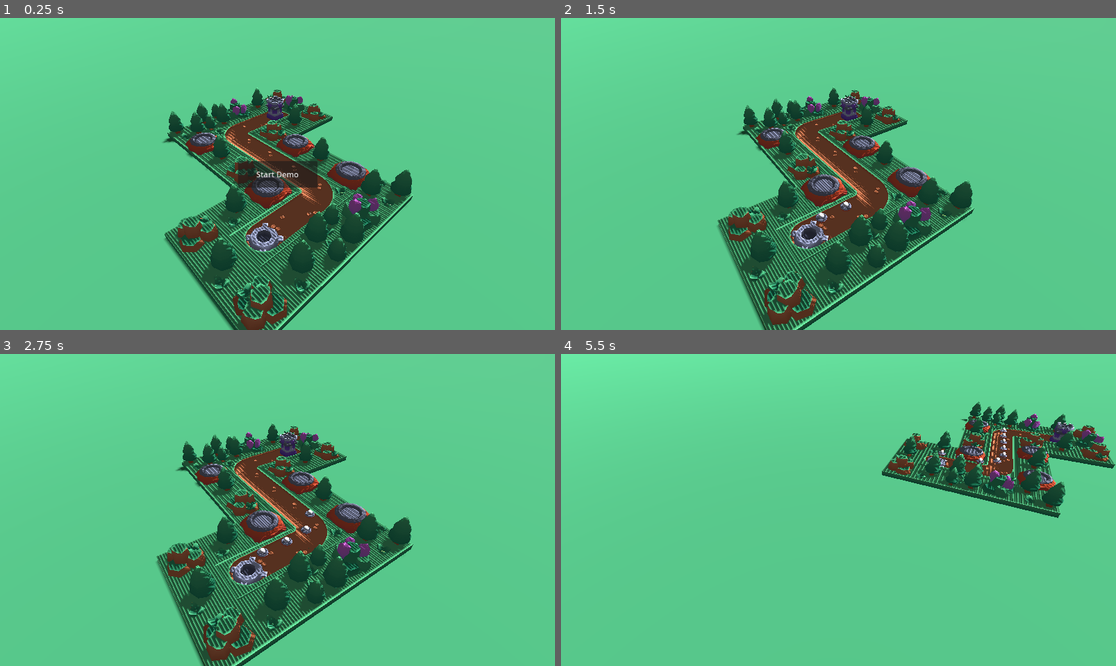
Above: before the commit, frames 1-4 (two rows, left to right).
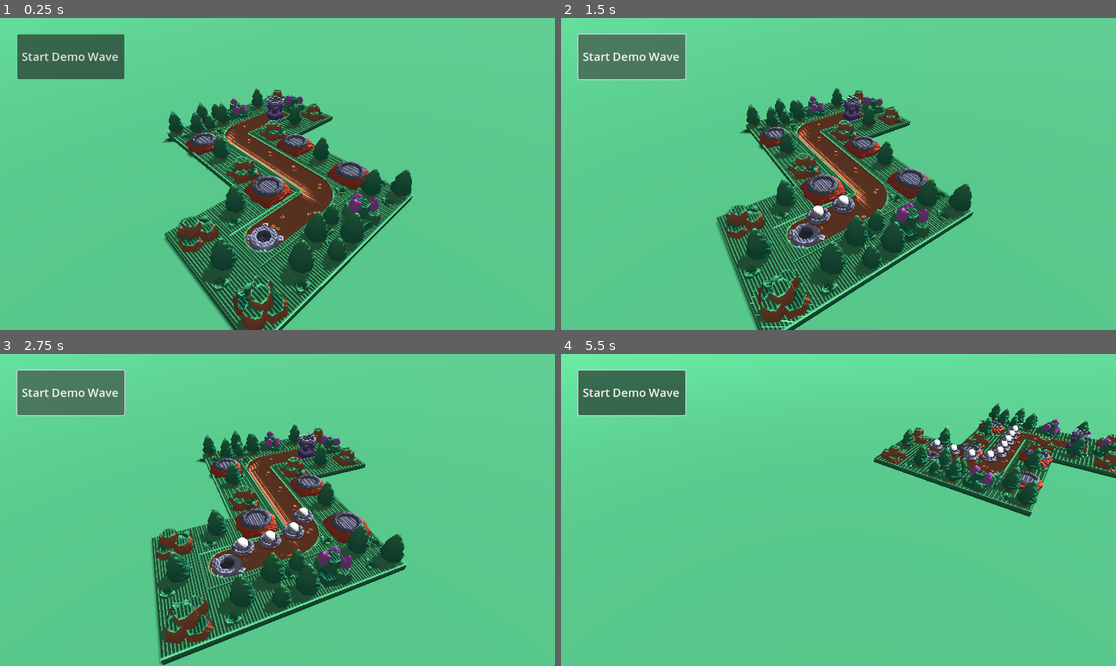
Above: after the commit, the same moments.

Repository: MarkStruik/Tiny-Stronghold
Game: Godot game, scene res://Level/Main.tscn
Two runs of this game, one before a commit and one after it. Both use one fixed random seed, a clock stepped at 60 frames per second and the inputs below.
Inputs (mouse positions are in pixels of both pictures, inside the frame that each line leads up to):
- Up to frame 1 (0.25 s): no input
- Up to frame 2 (1.5 s): click "Start Demo" (after the commit: "Start Demo Wave") at 0.5 s; click (633, 55) at 1.25 s, where only the run after the commit has a clickable "Start Demo Wave"
- Up to frame 3 (2.75 s): click (72, 391) at 2 s, where only the run after the commit has a clickable "Start Demo Wave"
- Up to frame 4 (5.5 s): move the mouse to (960, 494) at 2.77 s; hold S (cam_back) 2.78-3.5 s; click (960, 494) at 2.92 s; drag from (727, 525) to (810, 572) at 3.52 s; move the mouse to (894, 441) at 4.27 s; hold E (cam_cw) 4.28-5 s; click (894, 441) at 4.42 s; drag from (810, 572) to (672, 463) at 5.02 s

The runs differ from the first frame. In frame 1, 3.9% of the frame differs, in the area x 3-58%, y 5-55%; in frame 2, 13%; in frame 3, 19%, in the area x 2-75%, y 4-100%; in frame 4, 9.6%.

Commit message:
Einde dag 2

Diff:
--- a/Level/Main.tscn
+++ b/Level/Main.tscn
@@ -82,18 +82,19 @@
 [node name="CanvasLayer" type="CanvasLayer" parent="Level_1/Spawner"]
 
 [node name="Button" type="Button" parent="Level_1/Spawner/CanvasLayer"]
-anchors_preset = 8
+anchors_preset = -1
 anchor_left = 0.5
 anchor_top = 0.5
-anchor_right = 0.5
-anchor_bottom = 0.5
-offset_left = -82.5
-offset_top = -27.5
-offset_right = 82.5
-offset_bottom = 27.5
+anchor_right = 0.549479
+anchor_bottom = 0.558642
+offset_left = -540.0
+offset_top = -290.0
+offset_right = -375.0
+offset_bottom = -235.0
 grow_horizontal = 2
 grow_vertical = 2
-text = "Start Demo"
+theme_override_font_sizes/font_size = 24
+text = "Start Demo Wave"
 metadata/_edit_use_anchors_ = true
 
 [node name="Spawn" type="Marker3D" parent="Level_1"]
@@ -111,31 +112,35 @@
 [node name="BuildTiles" type="Node3D" parent="Level_1"]
 
 [node name="Area3D" type="Area3D" parent="Level_1/BuildTiles"]
-transform = Transform3D(1, 0, 0, 0, 1, 0, 0, 0, 1, 4, 1, 0)
+transform = Transform3D(1, 0, 0, 0, 1, 0, 0, 0, 1, 4.28646, 1, 0.143231)
 script = ExtResource("5_5j4ky")
 
 [node name="CollisionShape3D" type="CollisionShape3D" parent="Level_1/BuildTiles/Area3D"]
+transform = Transform3D(2.5, 0, 0, 0, 2.5, 0, 0, 0, 2.5, 0, 0, 0)
 shape = SubResource("BoxShape3D_v4ypu")
 
 [node name="Area3D2" type="Area3D" parent="Level_1/BuildTiles"]
-transform = Transform3D(1, 0, 0, 0, 1, 0, 0, 0, 1, 16, 1, 0)
+transform = Transform3D(1, 0, 0, 0, 1, 0, 0, 0, 1, 16.2579, 1, 0)
 script = ExtResource("7_318wc")
 
 [node name="CollisionShape3D" type="CollisionShape3D" parent="Level_1/BuildTiles/Area3D2"]
+transform = Transform3D(2.5, 0, 0, 0, 2.5, 0, 0, 0, 2.5, 0, 0, 0)
 shape = SubResource("BoxShape3D_v4ypu")
 
 [node name="Area3D3" type="Area3D" parent="Level_1/BuildTiles"]
-transform = Transform3D(1, 0, 0, 0, 1, 0, 0, 0, 1, 8, 1, 8)
+transform = Transform3D(1, 0, 0, 0, 1, 0, 0, 0, 1, 8.25794, 1, 8.07738)
 script = ExtResource("7_318wc")
 
 [node name="CollisionShape3D" type="CollisionShape3D" parent="Level_1/BuildTiles/Area3D3"]
+transform = Transform3D(2.5, 0, 0, 0, 2.5, 0, 0, 0, 2.5, 0, 0, 0)
 shape = SubResource("BoxShape3D_v4ypu")
 
 [node name="Area3D4" type="Area3D" parent="Level_1/BuildTiles"]
-transform = Transform3D(1, 0, 0, 0, 1, 0, 0, 0, 1, 0, 1, 8)
+transform = Transform3D(1, 0, 0, 0, 1, 0, 0, 0, 1, 0.257942, 1, 8.10318)
 script = ExtResource("7_318wc")
 
 [node name="CollisionShape3D" type="CollisionShape3D" parent="Level_1/BuildTiles/Area3D4"]
+transform = Transform3D(2.5, 0, 0, 0, 2.5, 0, 0, 0, 2.5, 0, 0, 0)
 shape = SubResource("BoxShape3D_v4ypu")
 
 [node name="CanvasLayer" type="CanvasLayer" parent="Level_1"]
@@ -146,6 +151,9 @@
 offset_bottom = 59.0
 script = ExtResource("6_mdnx3")
 camera = NodePath("../../../CameraRig/Pivot/Camera3D")
+BasicColor = Color(1, 1, 1, 1)
+SlowColor = Color(0.56, 0.706667, 1, 1)
+SplashColor = Color(0.306058, 0.95, 0.1615, 1)
 
 [node name="Button" type="Button" parent="Level_1/CanvasLayer/BuildMenu"]
 layout_mode = 0
@@ -169,3 +177,7 @@
 text = "Splash"
 
 [connection signal="pressed" from="Level_1/Spawner/CanvasLayer/Button" to="Level_1/Spawner" method="start_demo_wave"]
+[connection signal="build_requested" from="Level_1/CanvasLayer/BuildMenu" to="Level_1/CanvasLayer/BuildMenu" method="_build"]
+[connection signal="pressed" from="Level_1/CanvasLayer/BuildMenu/Button" to="Level_1/CanvasLayer/BuildMenu" method="_on_Basic_pressed"]
+[connection signal="pressed" from="Level_1/CanvasLayer/BuildMenu/Button2" to="Level_1/CanvasLayer/BuildMenu" method="_on_Slow_pressed"]
+[connection signal="pressed" from="Level_1/CanvasLayer/BuildMenu/Button3" to="Level_1/CanvasLayer/BuildMenu" method="_on_Splash_pressed"]
--- /dev/null
+++ b/scenes/bullets/Bullet.tscn
@@ -0,0 +1,10 @@
+[gd_scene load_steps=3 format=3 uid="uid://w5bwr05xme33"]
+
+[ext_resource type="Script" uid="uid://c3tifmtiu0222" path="res://scripts/bullet.gd" id="1_3c7c4"]
+[ext_resource type="PackedScene" uid="uid://chvnmx4up3s3j" path="res://assets/kenney/weapon-ammo-cannonball.glb" id="2_qswsy"]
+
+[node name="Bullet" type="Node3D"]
+script = ExtResource("1_3c7c4")
+
+[node name="weapon-ammo-cannonball2" parent="." instance=ExtResource("2_qswsy")]
+transform = Transform3D(2, 0, 0, 0, 2, 0, 0, 0, 2, 0, 0, 0)
--- a/scenes/enemies/Enemy.tscn
+++ b/scenes/enemies/Enemy.tscn
@@ -6,11 +6,12 @@
 [sub_resource type="SphereShape3D" id="SphereShape3D_k7o7a"]
 
 [node name="Enemy" type="CharacterBody3D"]
+transform = Transform3D(2, 0, 0, 0, 2, 0, 0, 0, 2, 0, 0, 0)
 script = ExtResource("1_k7o7a")
 
 [node name="enemy-ufo-a2" parent="." instance=ExtResource("1_hpe7p")]
-transform = Transform3D(1, 0, 0, 0, 1, 0, 0, 0, 1, 0, 0.31638, 0)
+transform = Transform3D(2, 0, 0, 0, 2, 0, 0, 0, 2, 0, 0.31638, 0)
 
 [node name="CollisionShape3D" type="CollisionShape3D" parent="." groups=["Enemy"]]
-transform = Transform3D(1, 0, 0, 0, 1, 0, 0, 0, 1, 0, 0.501599, 0)
+transform = Transform3D(2, 0, 0, 0, 2, 0, 0, 0, 2, 0, 0.501599, 0)
 shape = SubResource("SphereShape3D_k7o7a")
--- a/scenes/levels/Level1.tscn
+++ b/scenes/levels/Level1.tscn
@@ -4,8 +4,8 @@
 [ext_resource type="Script" uid="uid://by3jajiopxw68" path="res://scenes/levels/level_1.gd" id="1_brv20"]
 [ext_resource type="PackedScene" uid="uid://cwscyhf0wy7nh" path="res://scenes/tiles/PathCorner.tscn" id="2"]
 [ext_resource type="PackedScene" uid="uid://c64pu5e82phcb" path="res://scenes/tiles/TowerPad.tscn" id="4"]
-[ext_resource type="PackedScene" uid="uid://b8igse1h1n82" path="res://scenes/props/TreeCluster.tscn" id="5"]
-[ext_resource type="PackedScene" uid="uid://bhqtjjs68116c" path="res://scenes/props/RockCluster.tscn" id="6_e5vnl"]
+[ext_resource type="PackedScene" uid="uid://b8igse1h1n82" path="res://scenes/tiles/TreeCluster.tscn" id="5"]
+[ext_resource type="PackedScene" uid="uid://bhqtjjs68116c" path="res://scenes/tiles/RockCluster.tscn" id="6_e5vnl"]
 [ext_resource type="PackedScene" uid="uid://br5awdlr03ccm" path="res://scenes/tiles/PathStart.tscn" id="6_m00rq"]
 [ext_resource type="PackedScene" uid="uid://bbbsgpbb7q5w6" path="res://scenes/tiles/PathBase.tscn" id="7_brv20"]
 [ext_resource type="PackedScene" uid="uid://cxgealb1r2d5v" path="res://assets/kenney/tile-crystal.glb" id="9_lha2r"]
--- a/scenes/tiles/tower.tscn
+++ /dev/null
@@ -1,24 +0,0 @@
-[gd_scene load_steps=4 format=3 uid="uid://ds3rifryrorpv"]
-
-[ext_resource type="Script" uid="uid://bf63612r3ja8o" path="res://tower.gd" id="1_mh7t3"]
-
-[sub_resource type="BoxMesh" id="BoxMesh_sj1ww"]
-
-[sub_resource type="SphereShape3D" id="SphereShape3D_mo1sn"]
-
-[node name="Tower" type="Node3D"]
-script = ExtResource("1_mh7t3")
-
-[node name="Base" type="MeshInstance3D" parent="."]
-mesh = SubResource("BoxMesh_sj1ww")
-
-[node name="Head" type="Node3D" parent="."]
-
-[node name="Barrel" type="CSGCylinder3D" parent="Head"]
-
-[node name="Muzzle" type="Marker3D" parent="Head/Barrel"]
-
-[node name="RangeArea" type="Area3D" parent="."]
-
-[node name="CollisionShape3D" type="CollisionShape3D" parent="RangeArea"]
-shape = SubResource("SphereShape3D_mo1sn")
--- /dev/null
+++ b/scenes/towers/Tower.tscn
@@ -0,0 +1,46 @@
+[gd_scene load_steps=7 format=3 uid="uid://ds3rifryrorpv"]
+
+[ext_resource type="Script" uid="uid://bf63612r3ja8o" path="res://tower.gd" id="1_mh7t3"]
+[ext_resource type="PackedScene" uid="uid://cvj31d3mp1x60" path="res://assets/kenney/tower-round-bottom-a.glb" id="2_qn1rk"]
+[ext_resource type="PackedScene" uid="uid://dwbeot8mwip32" path="res://scenes/weapon_cannon_2.tscn" id="3_qn1rk"]
+
+[sub_resource type="BoxMesh" id="BoxMesh_sj1ww"]
+
+[sub_resource type="CylinderMesh" id="CylinderMesh_cqx8d"]
+
+[sub_resource type="SphereShape3D" id="SphereShape3D_mo1sn"]
+
+[node name="Tower" type="Node3D"]
+script = ExtResource("1_mh7t3")
+
+[node name="Base" parent="." instance=ExtResource("2_qn1rk")]
+transform = Transform3D(4, 0, 0, 0, 4, 0, 0, 0, 4, 0, 0, 0)
+
+[node name="BaseOld" type="MeshInstance3D" parent="."]
+transform = Transform3D(1, 0, 0, 0, 1, 0, 0, 0, 1, 0, 0.5, 0)
+visible = false
+mesh = SubResource("BoxMesh_sj1ww")
+
+[node name="Head" type="Node3D" parent="."]
+transform = Transform3D(1, 0, 0, 0, 1, 0, 0, 0, 1, 0, 2.62387, 0)
+
+[node name="Barel" parent="Head" instance=ExtResource("3_qn1rk")]
+transform = Transform3D(4, 0, 0, 0, 4, 0, 0, 0, 4, 0, -0.305276, 0)
+
+[node name="Muzzle" type="Marker3D" parent="Head/Barel"]
+transform = Transform3D(-5.24537e-07, 12, -5.24536e-07, 0, -5.24536e-07, -12, -12, -5.24537e-07, 2.29281e-14, -0.000890341, 0.341639, 0.261437)
+
+[node name="HeadOld" type="Node3D" parent="."]
+transform = Transform3D(1, 0, 0, 0, 1, 0, 0, 0, 1, 0, 1.27312, -0.00468081)
+visible = false
+
+[node name="Barel" type="MeshInstance3D" parent="HeadOld"]
+transform = Transform3D(-4.37114e-08, -1, 0, -4.37114e-08, 1.91069e-15, -1, 1, -4.37114e-08, -4.37114e-08, 0, 0.00663399, 9.35793e-05)
+mesh = SubResource("CylinderMesh_cqx8d")
+
+[node name="RangeArea" type="Area3D" parent="."]
+visible = false
+
+[node name="CollisionShape3D" type="CollisionShape3D" parent="RangeArea"]
+transform = Transform3D(15, 0, 0, 0, 15, 0, 0, 0, 15, 0, 0, 0)
+shape = SubResource("SphereShape3D_mo1sn")
--- /dev/null
+++ b/scenes/weapon_cannon_2.gd
@@ -0,0 +1,11 @@
+extends Node3D
+
+@export var color: Color = Color(0,0,0,0)
+@onready var canon = $"weapon-cannon/barrel"
+
+func UpdateTint():
+	var mat = canon.get_active_material(0)
+	if mat && color != null:
+		mat = mat.duplicate()
+		mat.albedo_color = color
+		canon.set_surface_override_material(0, mat)
--- /dev/null
+++ b/scenes/weapon_cannon_2.tscn
@@ -0,0 +1,10 @@
+[gd_scene load_steps=3 format=3 uid="uid://dwbeot8mwip32"]
+
+[ext_resource type="PackedScene" uid="uid://blfvytl37d4h3" path="res://assets/kenney/weapon-cannon.glb" id="1_8112j"]
+[ext_resource type="Script" uid="uid://dm0qyn6mqsdq0" path="res://scenes/weapon_cannon_2.gd" id="2_757i8"]
+
+[node name="weapon-cannon2" instance=ExtResource("1_8112j")]
+script = ExtResource("2_757i8")
+
+[node name="barrel" parent="weapon-cannon" index="0"]
+transform = Transform3D(1, 0, 0, 0, 0.982153, -0.188084, 0, 0.188084, 0.982153, 1.44382e-15, 0.383, -0.00075)
--- a/scripts/BuildMenu.gd
+++ b/scripts/BuildMenu.gd
@@ -1,6 +1,9 @@
 extends Control
 signal build_requested(kind)
 @export var camera: Camera3D
+@export var BasicColor: Color
+@export var SlowColor: Color
+@export var SplashColor: Color
 
 var current_tile: Area3D
 
@@ -19,3 +22,33 @@
 
 func _on_Splash_pressed():
 	build_requested.emit("splash")
+
+func _build(kind: String) -> void:
+	var t = preload("res://scenes/towers/Tower.tscn").instantiate()
+
+	match kind:
+		"basic":
+			t.mode = "basic"
+			t.cost = 20
+			t.damage = 5.0
+			t.fire_rate = 1.5
+			t.color = BasicColor
+
+		"slow":
+			t.mode = "slow"
+			t.cost = 30
+			t.damage = 1.0
+			t.fire_rate = 1.3
+			t.color = SlowColor
+		"splash":
+			t.mode = "splash"
+			t.cost = 40
+			t.damage = 2.0
+			t.fire_rate = 1.1
+			t.color = SplashColor
+
+	if Game.spend_money(t.cost):
+		t.global_transform.origin = current_tile.global_transform.origin
+		get_tree().current_scene.add_child(t)
+		current_tile.queue_free()
+		visible = false
--- a/scripts/Game.gd
+++ b/scripts/Game.gd
@@ -1,7 +1,7 @@
 extends Node
 
 var lives := 10
-var money := 0
+var money := 20000
 
 func add_money(v:int):
 	money += v
--- /dev/null
+++ b/scripts/bullet.gd
@@ -0,0 +1,38 @@
+extends Node3D
+
+@export var speed := 25.0
+var target: Node3D
+var damage := 1.0
+
+func setup(t: Node3D, d: float) -> void:
+	target = t
+	damage = d
+
+func _physics_process(delta: float) -> void:
+	if not is_instance_valid(target):
+		queue_free()
+		return
+
+	var dir = (target.global_transform.origin - global_transform.origin).normalized()
+	global_transform.origin += dir * speed * delta
+
+	if global_transform.origin.distance_to(target.global_transform.origin) < 0.6:
+		if has_meta("splash"):
+			for e in get_tree().get_nodes_in_group("Enemy"):
+				if is_instance_valid(e) and e.global_transform.origin.distance_to(global_transform.origin) < 2.5:
+					if e.has_method("take_damage"):
+						e.take_damage(damage * 0.7)
+		elif has_meta("slow"):
+			if target.has_method("apply_slow"):
+				target.apply_slow(0.5, 1.5)
+			if target.has_method("take_damage"):
+				target.take_damage(damage * 0.5)
+		else:
+			if target.has_method("take_damage"):
+				target.take_damage(damage)
+		queue_free()
+
+func _ready() -> void:
+	await get_tree().create_timer(3.0).timeout
+	if is_inside_tree():
+		queue_free()
--- a/scripts/enemy.gd
+++ b/scripts/enemy.gd
@@ -1,6 +1,6 @@
 extends CharacterBody3D
 
-@export var max_hp := 10
+@export var max_hp := 8
 @export var speed := 4.0
 @export var reward := 5
 @export var damage_to_base := 1
@@ -25,7 +25,7 @@
 
 func take_damage(amount: float):
 	hp -= amount
-
+	print( "Enemy took damage! Health left: ", hp)
 	if hp <= 0:
 		Game.add_money(reward)
 		queue_free()
--- a/scripts/spawner.gd
+++ b/scripts/spawner.gd
@@ -4,7 +4,7 @@
 var spawning := false
 
 func start_demo_wave():
-	$CanvasLayer/Button.visible = false
+	#$CanvasLayer/Button.visible = false
 	if spawning:
 		return
 
--- a/tower.gd
+++ b/tower.gd
@@ -4,8 +4,10 @@
 @export var damage := 2.0
 @export var cost := 20
 @export var mode := "basic" # "basic"|"slow"|"splash"
+@export var color :Color
 @onready var head := $Head
-@onready var muzzle := $Head/Muzzle
+@onready var canon := $Head/Barel
+@onready var muzzle := $Head/Barel/Muzzle
 @onready var area: Area3D = $RangeArea
 var targets: Array[Node3D] = []
 var can_fire := true
@@ -17,30 +19,41 @@
 	area.body_exited.connect(func(b):
 		targets.erase(b))
 
+	if color != null:
+		canon.color = color
+		canon.UpdateTint()
+
 func _process(_d):
 	_cleanup_targets()
 	var t = _select_target()
 
 	if t:
-		head.look_at(t.global_transform.origin, Vector3.UP)
+		var direction = (t.global_transform.origin - head.global_transform.origin)
+		#direction.y = 0
+		direction = direction.normalized()
 
-	if can_fire:
+		var angle = atan2(direction.x, direction.z)
+		head.rotation.y = angle
+
+	if can_fire && targets.size() > 0:
 		_fire(t)
 
 func _fire(target):
+	if target == null:
+		return
+
 	can_fire = false
 	var b = preload("res://scenes/bullets/Bullet.tscn").instantiate()
 	b.global_transform.origin = muzzle.global_transform.origin
 
 	if mode == "slow": b.set_meta("slow", true)
+	if mode == "splash": b.set_meta("splash", true)
 
-	if mode == "splash":
-		b.set_meta("splash", true)
-		b.setup(target, damage)
+	b.setup(target, damage)
 
-		get_tree().current_scene.add_child(b)
-		await get_tree().create_timer(1.0 / fire_rate).timeout
-		can_fire = true
+	get_tree().current_scene.add_child(b)
+	await get_tree().create_timer(1.0 / fire_rate).timeout
+	can_fire = true
 
 func _select_target():
 	if targets.is_empty():
Renamed: scenes/props/RockCluster.tscn -> scenes/tiles/RockCluster.tscn
Renamed: scenes/props/TreeCluster.tscn -> scenes/tiles/TreeCluster.tscn
Not shown, added: scenes/weapon_cannon_2.gd.uid
Not shown, added: scripts/bullet.gd.uid
